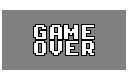
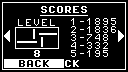
Revision of a layered 128 × 72 image; what changed, layer by layer:
showed group "Pages" (82 layers) over [0, 0, 128, 72]
showed group "ScoresScreen" (19 layers) over [4, 6, 124, 57]
showed "map-lvl4" over [15, 27, 59, 49]
showed "BACK Over" over [4, 59, 64, 68]
showed "BACK" over [34, 59, 94, 68]
hid group "Game" (16 layers) over [0, 0, 128, 72]
hid "GameOver" over [2, 10, 126, 70]
